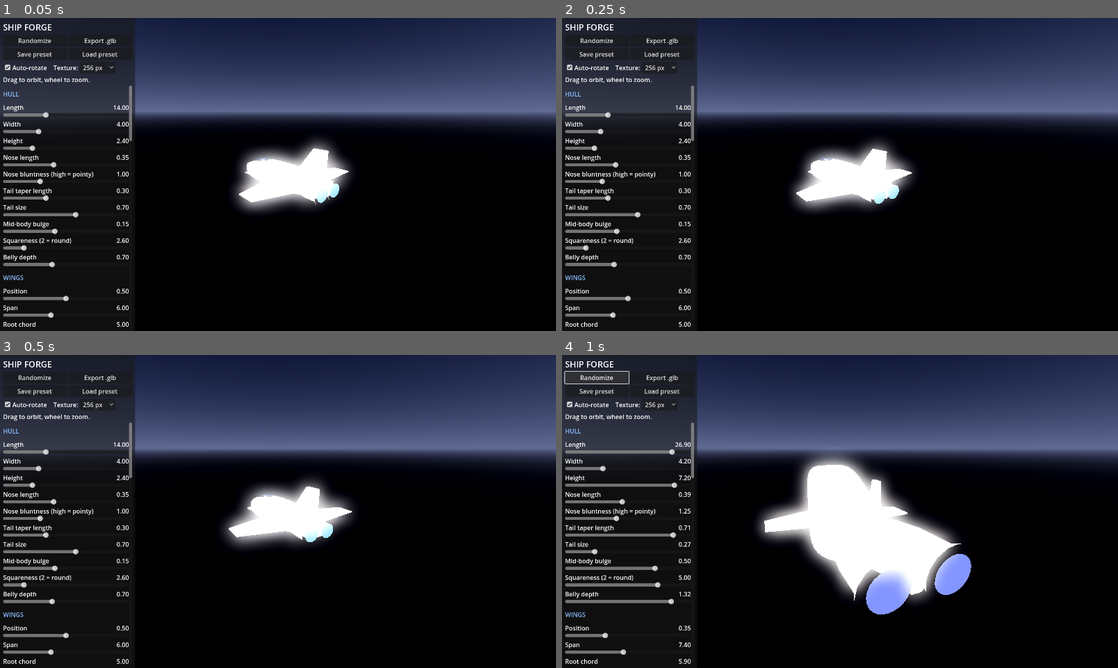
Above: before the commit, frames 1-4 (two rows, left to right).
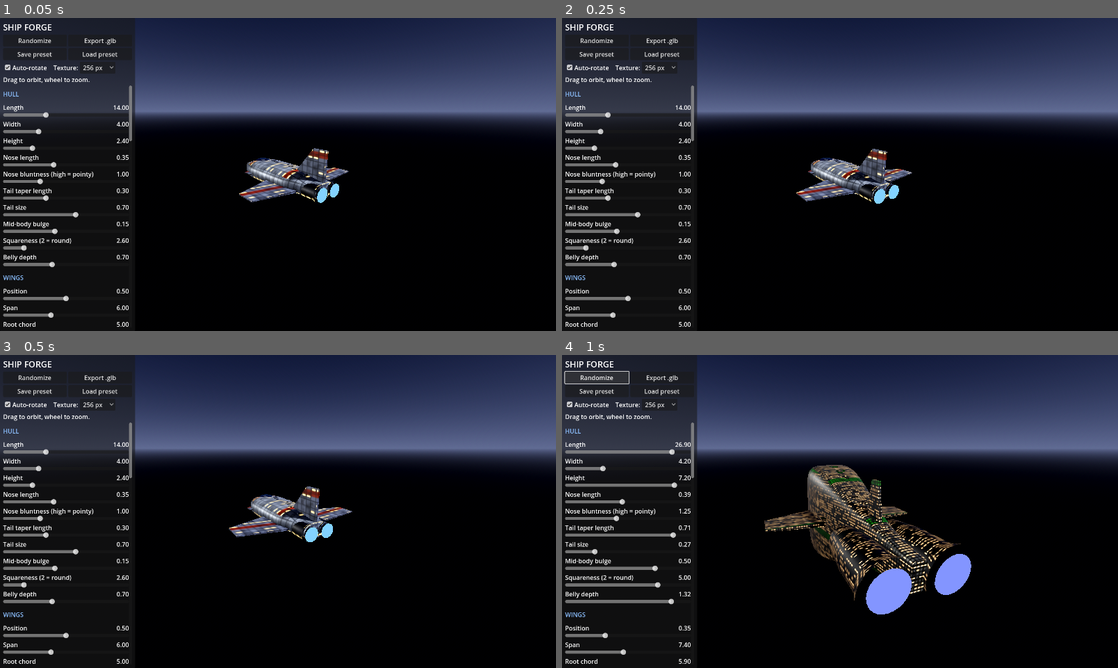
Above: after the commit, the same moments.

Repository: tim-programmer/ship_forge
Game: Godot game, scene res://main.tscn
Two runs of this game, one before a commit and one after it. Both use one fixed random seed, a clock stepped at 60 frames per second and the inputs below.
Inputs:
- Up to frame 1 (0.05 s): no input
- Up to frame 2 (0.25 s): no input
- Up to frame 3 (0.5 s): no input
- Up to frame 4 (1 s): click "Randomize" at 0.5 s

The runs differ from the first frame. In frame 1, 3.9% of the frame differs, in the area x 41-64%, y 38-63%; in frame 2, 3.9%; in frame 3, 3.9%; in frame 4, 10%, in the area x 34-72%, y 31-80%.

Commit message:
Fix whole-hull glow: emission base colour must be black
Co-Authored-By: Claude Sonnet 5.5 <noreply@anthropic.com>
Claude-Session: https://claude.ai/code/session_01HuPfpeuCyBvgyoRwAgZ8Z7

Diff:
--- a/main.gd
+++ b/main.gd
@@ -152,7 +152,7 @@
 
 	mat.vertex_color_use_as_albedo = true
 	mat.emission_enabled = true
-	mat.emission = Color.WHITE
+	mat.emission = Color.BLACK  # Godot ADDS this to the emission texture, so it must be black
 	mat.texture_filter = BaseMaterial3D.TEXTURE_FILTER_LINEAR_WITH_MIPMAPS_ANISOTROPIC
 	mesh_inst = MeshInstance3D.new()
 	mesh_inst.name = "Hull"
